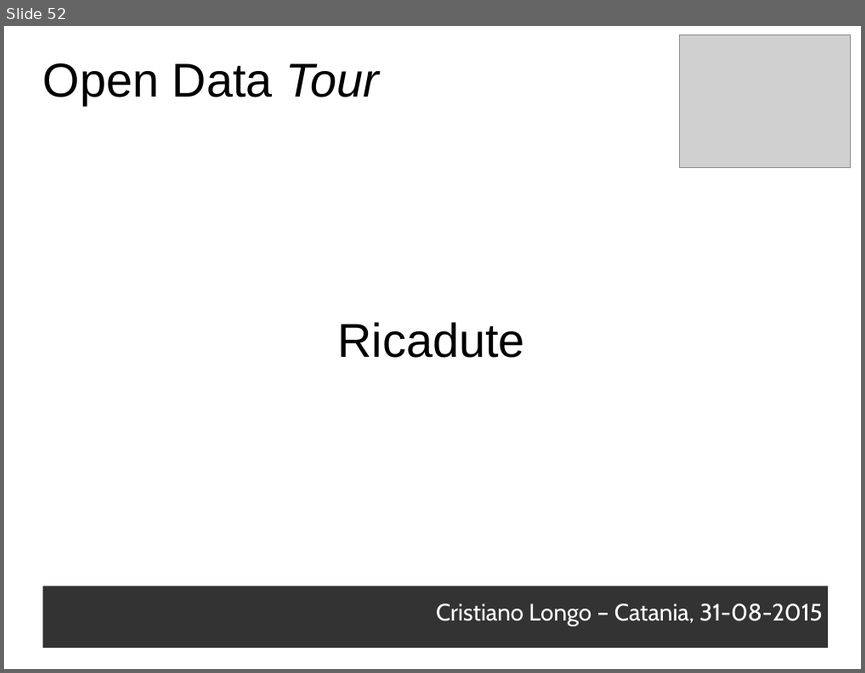
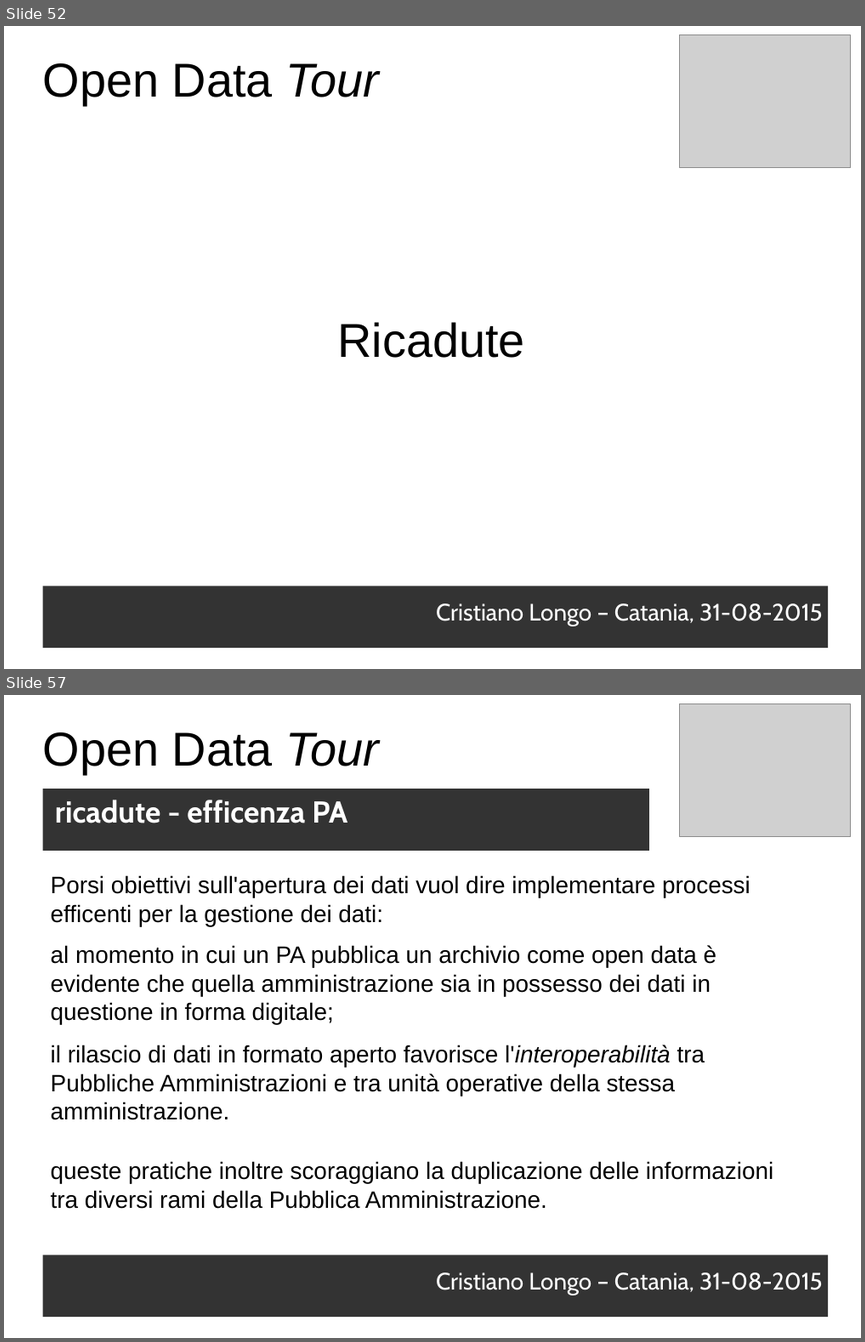
Before and after one commit to opendatahacklab/opendatatour, a slide deck: slides/31082015.odp. Shown one above the other, each under a label of ours: slide 52 before the commit, slides 52 and 57 after it; the slides between them are not shown. The pictures are 865x673 and 865x1342 pixels, drawn with LibreOffice and Linux fonts; fonts in the diff are those of the drawing; grey boxes stand for pictures. Boxes give left, top, right and bottom in pixels: in the first picture for what was removed or moved away, otherwise in the second. Text is boxed around its words. In the diff, an @@ line names an element or a change of style, - is before the commit and + after.

Commit message:
odt cope: ricadute

```diff
--- a/slides/31082015.odp
+++ b/slides/31082015.odp
@@ slide 57 added at (x1=4, y1=695, x2=861, y2=1338), background #FFFFFF @@
@@ picture added at (x1=680, y1=704, x2=851, y2=836) @@
@@ text added at (x1=43, y1=732, x2=380, y2=774), 44 pt, text #000000 @@
+Open Data Tour
@@ text added at (x1=43, y1=789, x2=649, y2=851), fill #333333, 28 pt, text #FFFFFF, bold @@
+ricadute - efficenza PA
@@ text added at (x1=51, y1=875, x2=750, y2=926), 22 pt, text #000000 @@
+Porsi obiettivi sull'apertura dei dati vuol dire implementare processi efficenti per la gestione dei dati:
@@ text added at (x1=51, y1=945, x2=717, y2=1025), 22 pt, text #000000 @@
+al momento in cui un PA pubblica un archivio come open data è evidente che quella amministrazione sia in possesso dei dati in questione in forma digitale;
@@ text added at (x1=51, y1=1044, x2=705, y2=1120), 22 pt, text #000000 @@
+il rilascio di dati in formato aperto favorisce l'interoperabilità tra Pubbliche Amministrazioni e tra unità operative della stessa amministrazione.
@@ text added at (x1=51, y1=1161, x2=773, y2=1208), 22 pt, text #000000 @@
+queste pratiche inoltre scoraggiano la duplicazione delle informazioni tra diversi rami della Pubblica Amministrazione.
@@ text added at (x1=43, y1=1255, x2=828, y2=1316), fill #333333, 22 pt, text #FFFFFF @@
+Cristiano Longo – Catania, 31-08-2015
```
Also in this commit, not shown: 18 other slides added.
